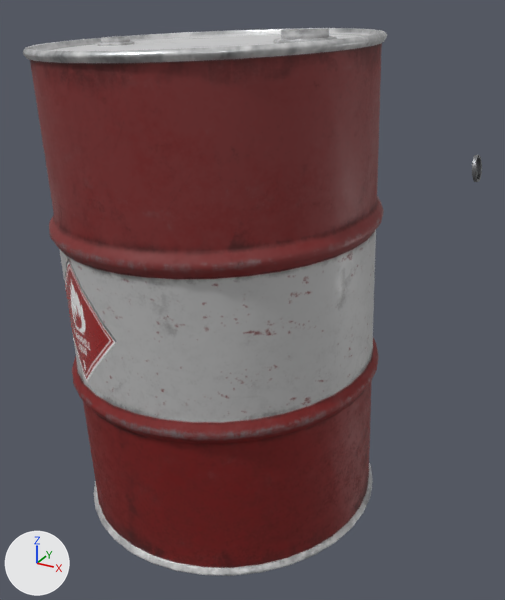
What one commit did to the glTF model testes/glb/tonel.glb.
Rendered twice from a 50 mm camera at (52.4, -85.4, 76.8) aimed at (5.6, -0.2, 34.2). Arrows for +X, +Y and +Z are at lower left; the lights stay in place. Where no turn or scale is listed for an object, it has been applied to the vertices.

The scene before the commit, as lines of its bpy script (objects in view):
```python
me_barrel_low = bpy.data.meshes.new('Barrel_low')
me_barrel_low.from_pydata(...)  # 2645 vertices, 5218 faces; spans x -0.67..0.67, y -0.67..0.67, z -1.0..1.0
me_barrel_low.materials.append(mat_barrelmat)
me_smallcap_low = bpy.data.meshes.new('SmallCap_low')
me_smallcap_low.from_pydata(...)  # 490 vertices, 942 faces; spans x -0.0502..0.0502, y 0.3809..0.4814, z 0.9732..0.9874
me_smallcap_low.materials.append(mat_barrelmat)
ob_barrel_low_001 = bpy.data.objects.new('Barrel_low.001', me_barrel_low)
ob_barrel_low_001.parent = ob_barrel_low
ob_barrel_low_001.location = (0.0, 0.0, 0.0)
ob_barrel_low_001.rotation_euler = (-0.0404, -0.00993, 1.572)  # degrees (-2.3, -0.6, 90)
ob_smallcap_low_001 = bpy.data.objects.new('SmallCap_low.001', me_smallcap_low)
ob_smallcap_low_001.parent = ob_smallcap_low
ob_smallcap_low_001.location = (0.0, 0.0, 0.119)
ob_smallcap_low_001.rotation_euler = (1.314, 0.922, 1.365)  # degrees (75, 53, 78)
```
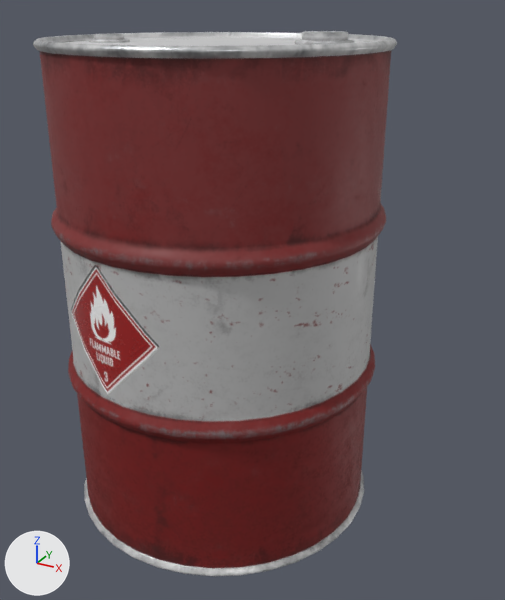
What changed in the scene script:
```text
Change ob_barrel_low_001:
    ob_barrel_low_001.rotation_euler: (-0.0404, -0.00993, 1.572) -> (-0.00429, 0.0187, 1.858)  # degrees (-2.3, -0.6, 90) -> degrees (-0.2, 1.1, 106)
Change ob_smallcap_low_001:
    ob_smallcap_low_001.location: (0.0, 0.0, 0.119) -> (-0.745, -0.563, -1.067)
    ob_smallcap_low_001.rotation_euler: (1.314, 0.922, 1.365) -> (1.314, 0.922, 1.687)  # degrees (75, 53, 78) -> degrees (75, 53, 97)
```

Where the change shows, as pixel boxes (x1, y1, x2, y2) in the pictures (505 x 600 px):
'Barrel_low.001', turned
    before: (23, 28, 387, 576)
    after: (33, 31, 397, 576)
'SmallCap_low.001', moved, turned (not visible afterwards)
    before: (472, 155, 482, 182)
